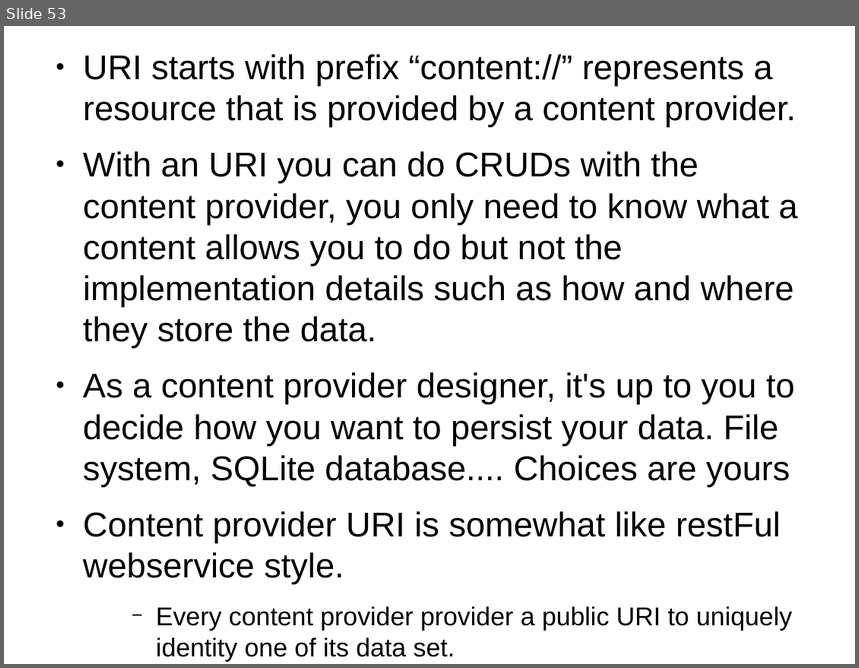
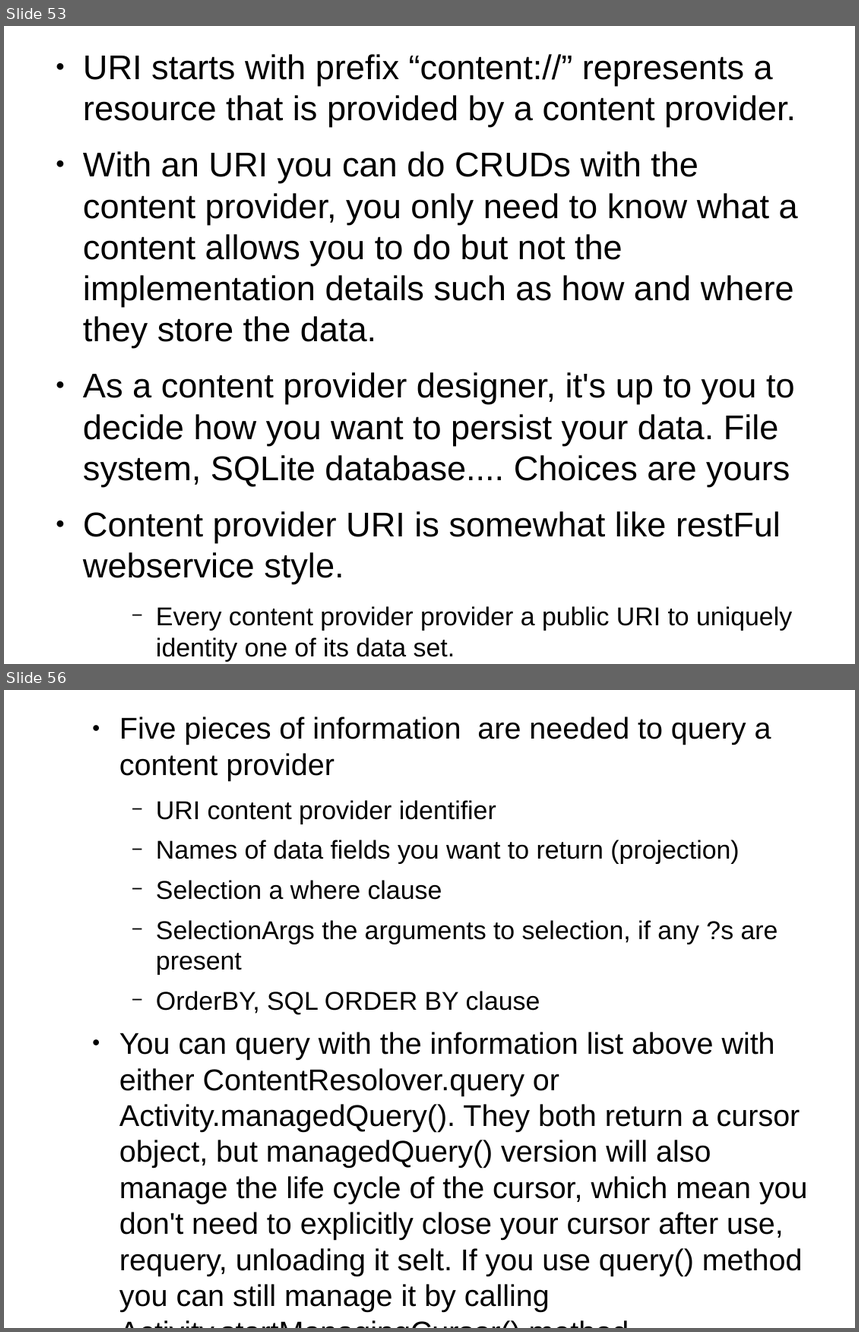
Before and after one commit to thegreatdao/testa, a slide deck: assets/android2.odp. Shown one above the other, each under a label of ours: slide 53 before the commit, slides 53 and 56 after it; the slides between them are not shown. The pictures are 859x668 and 859x1332 pixels, drawn with LibreOffice and Linux fonts; fonts in the diff are those of the drawing. Boxes give left, top, right and bottom in pixels: in the first picture for what was removed or moved away, otherwise in the second. Text is boxed around its words. In the diff, an @@ line names an element or a change of style, - is before the commit and + after.

Commit message:
added content provider description need to add example

```diff
--- a/assets/android2.odp
+++ b/assets/android2.odp
@@ slide 56 added at [4, 690, 855, 1328], background #FFFFFF @@
@@ text added at [120, 717, 808, 1312], 28 pt, text #000000 @@
+  ● Five pieces of information are needed to query a content provider
+    − URI content provider identifier
+    − Names of data fields you want to return (projection)
+    − Selection a where clause
+    − SelectionArgs the arguments to selection, if any ?s are present
+    − OrderBY, SQL ORDER BY clause
+  ● You can query with the information list above with either ContentResolover.query or Activity.managedQuery(). They both return a cursor object, but managedQuery() version will also manage the life cycle of the cursor, which mean you don't need to explicitly close your cursor after use, requery, unloading it selt. If you use query() method you can still manage it by calling Activity.startManagingCursor() method
```
Also in this commit, not shown: 1 slide changed, 9 other slides added, 4 other files.
